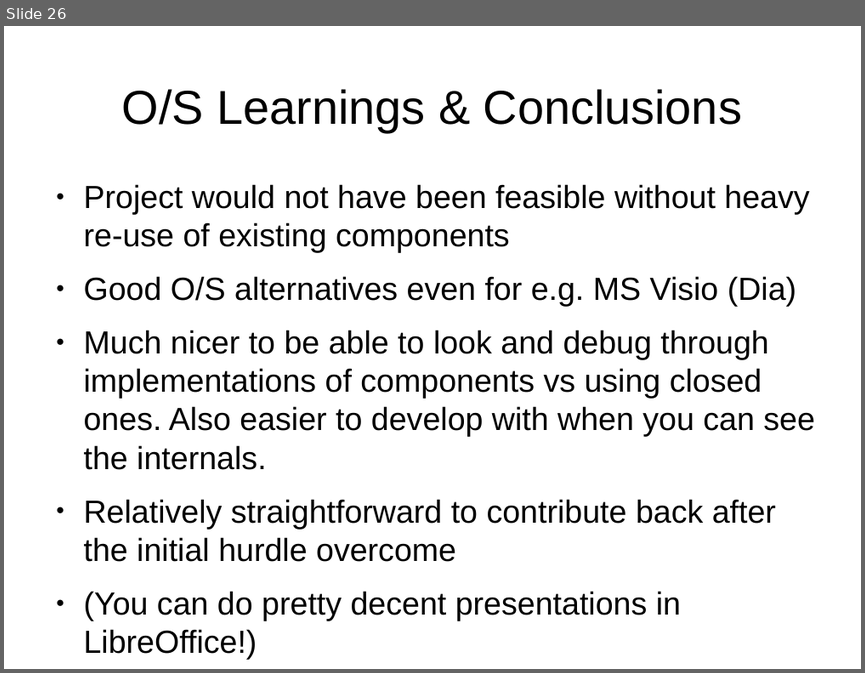
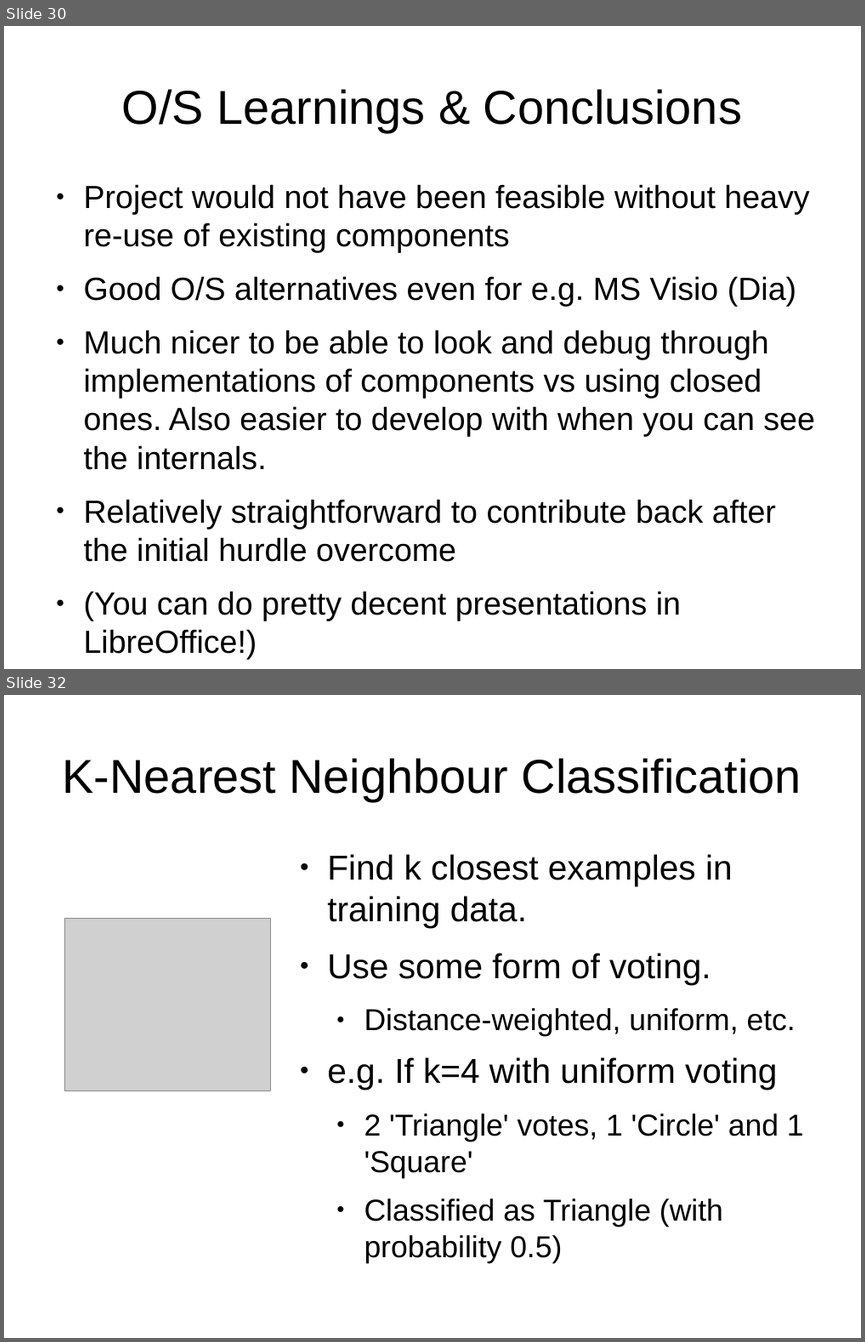
Before and after one commit to charlesmccarthyirl/FYP, a slide deck: Documentation/Demo Day/Presentation.odp. Shown one above the other, each under a label of ours: slide 26 before the commit, slides 30 and 32 after it; the slides between them are not shown. The pictures are 865x673 and 865x1342 pixels, drawn with LibreOffice and Linux fonts; fonts in the diff are those of the drawing; grey boxes stand for pictures. Boxes give left, top, right and bottom in pixels: in the first picture for what was removed or moved away, otherwise in the second. Text is boxed around its words. In the diff, an @@ line names an element or a change of style, - is before the commit and + after.

```diff
--- a/Documentation/Demo Day/Presentation.odp
+++ b/Documentation/Demo Day/Presentation.odp
@@ slide 32 added at [4, 695, 861, 1338], background #FFFFFF @@
@@ title added at [63, 758, 801, 801], 44 pt, text #000000 @@
+K-Nearest Neighbour Classification
@@ text added at [327, 854, 804, 1226], 28 pt, text #000000 @@
+● Find k closest examples in training data.
+● Use some form of voting.
+  ● Distance-weighted, uniform, etc.
+● e.g. If k=4 with uniform voting
+  ● 2 'Triangle' votes, 1 'Circle' and 1 'Square'
+  ● Classified as Triangle (with probability 0.5)
@@ picture added at [65, 919, 271, 1090] @@
@@ what was slide 26 is now slide 30 @@
```
Also in this commit, not shown: 14 slides changed, 6 other slides added, 1 slide removed, 2 other files.
